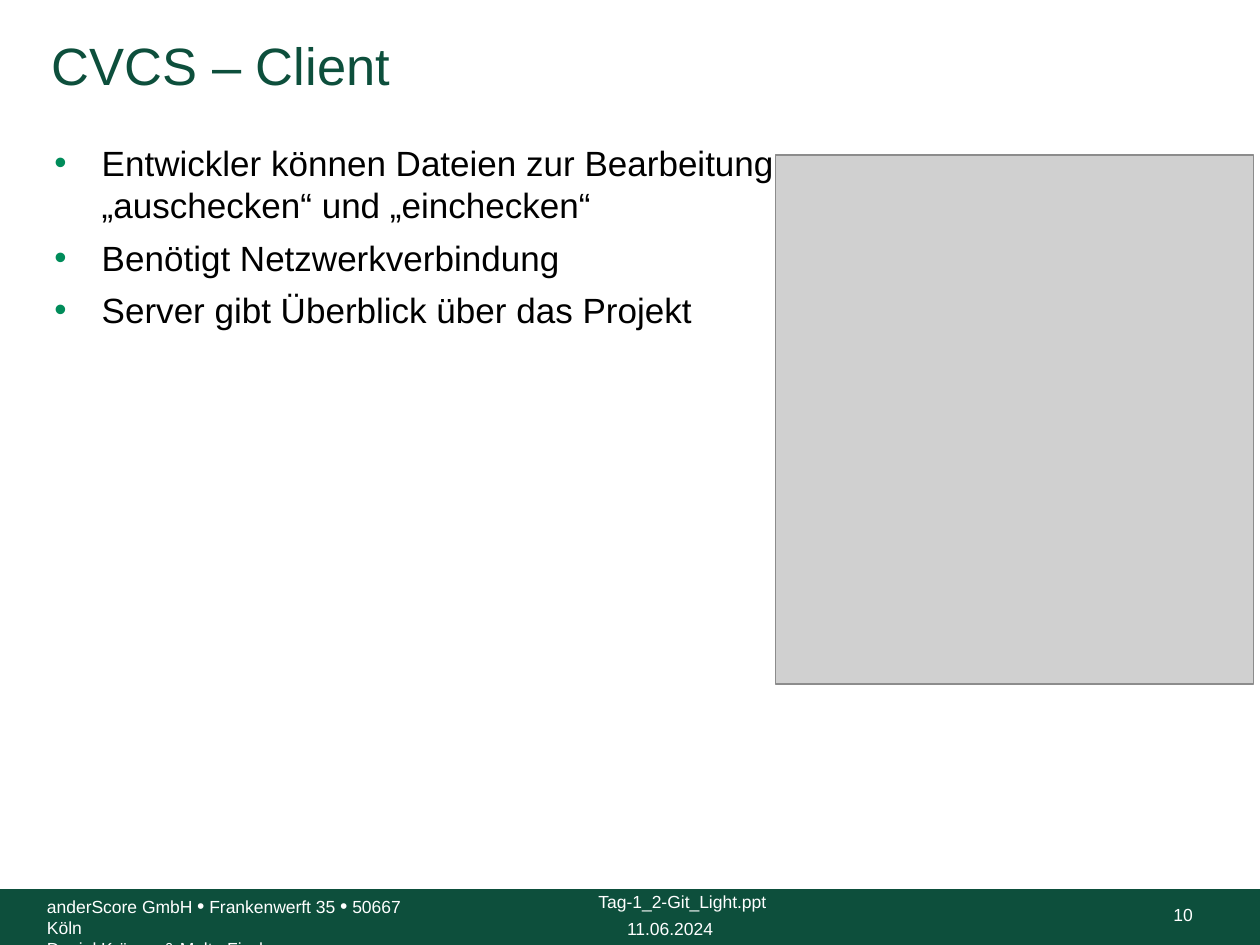
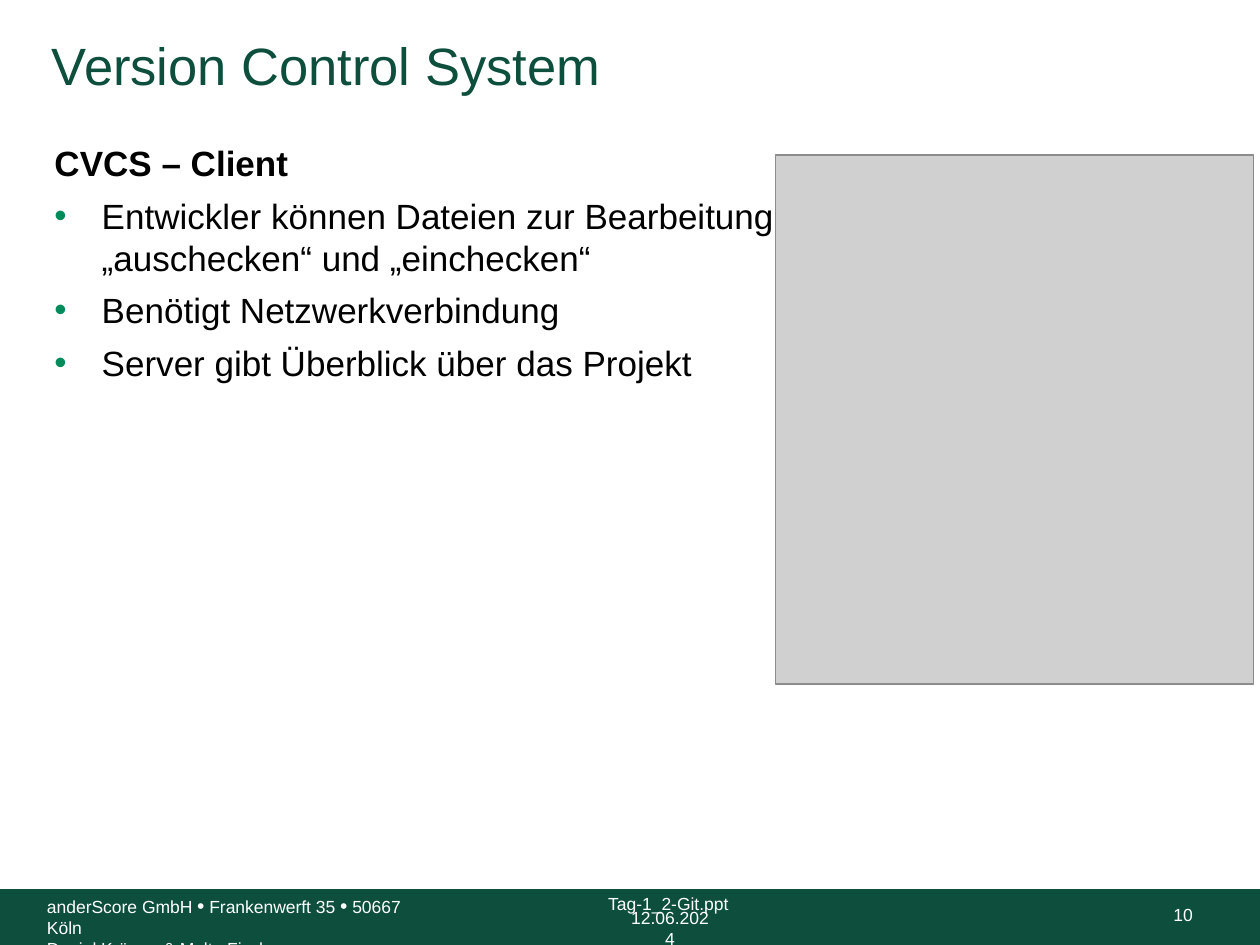
Before and after one commit to anderscore-gmbh/gitlab, a slide deck: slide 10 of slides/Tag-1_2-Git.pptx. Drawn at 1260x945 pixels with LibreOffice and Linux fonts; fonts in the diff are those of the drawing; grey boxes stand for pictures; background and template pictures are left out. Boxes give left, top, right and bottom in pixels: in the first picture for what was removed or moved away, otherwise in the second. Text is boxed around its words. In the diff, an @@ line names an element or a change of style, - is before the commit and + after.

```diff
--- a/slides/Tag-1_2-Git.pptx
+++ b/slides/Tag-1_2-Git.pptx
@@ title at bbox=[52, 47, 600, 96]: text changed @@
-CVCS – Client
+Version Control System
@@ text at bbox=[54, 150, 288, 177]: paragraph added @@
+CVCS – Client
@@ text at bbox=[608, 897, 728, 915]: text changed @@
-Tag-1_2-Git_Light.ppt
+Tag-1_2-Git.ppt
@@ text at bbox=[631, 911, 709, 924]: text changed @@
-11.06.2024
+12.06.2024
```
Also in this commit, not shown: 68 other slides changed, 11 slides added, 5 other files.
